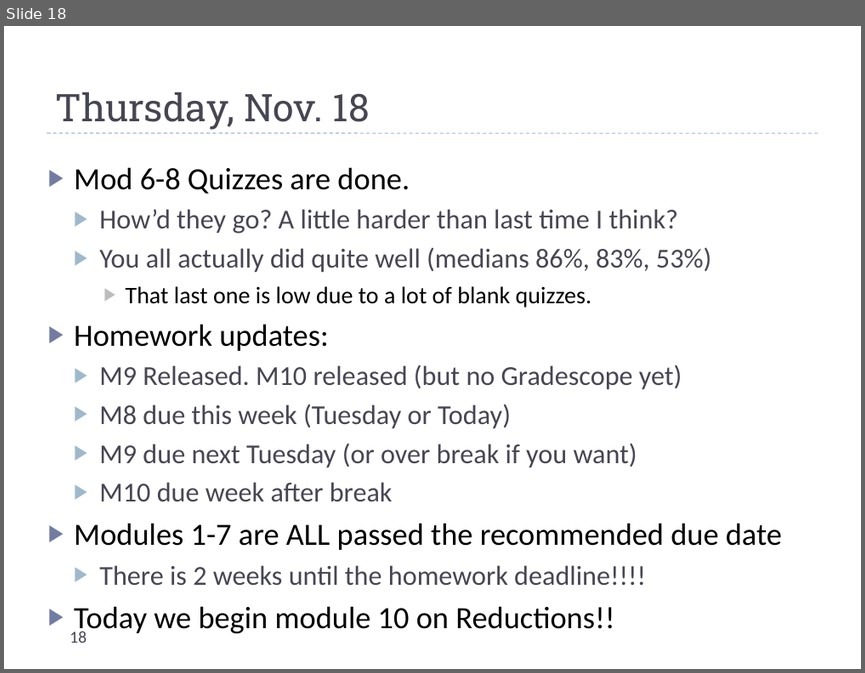
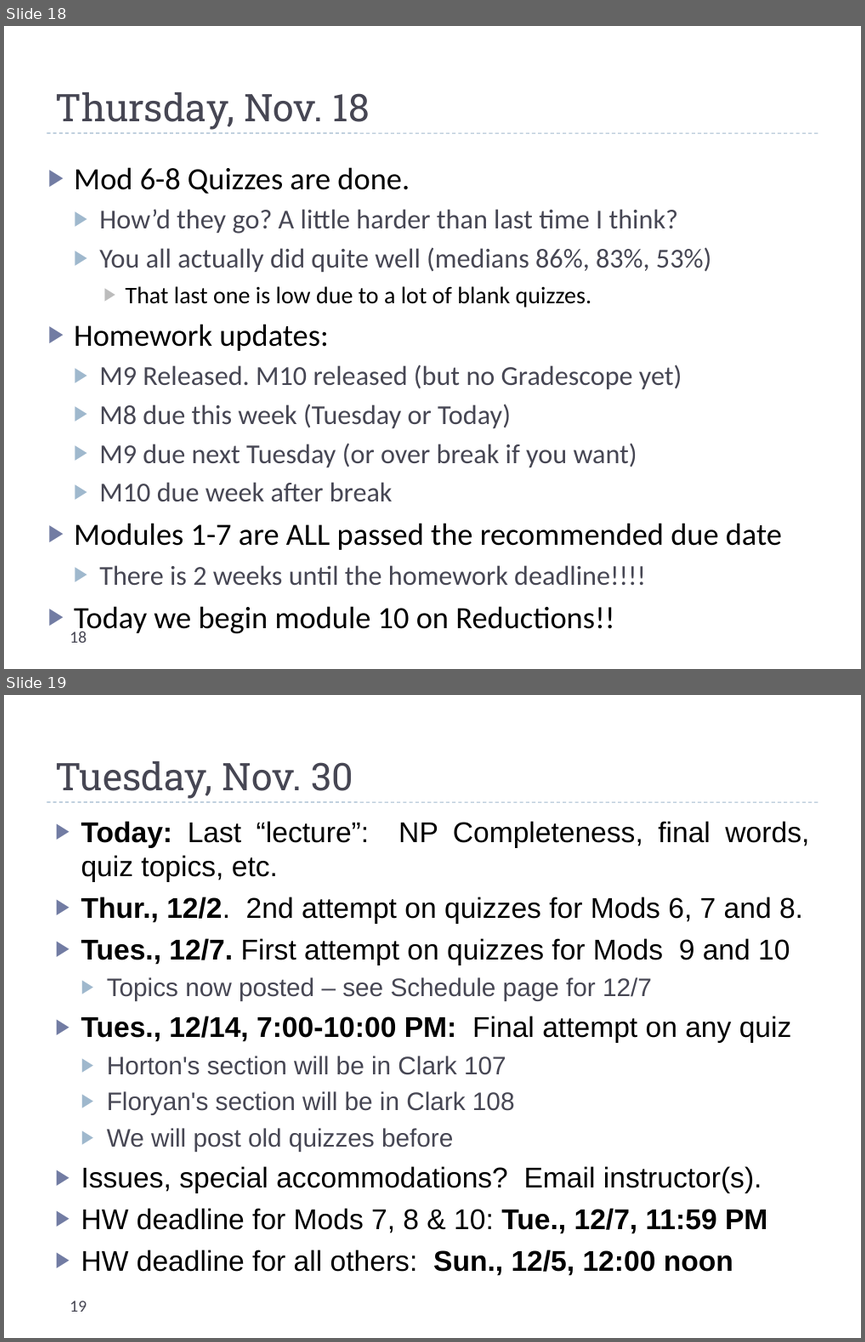
Before and after one commit to uva-cs/cs4102-f21, a slide deck: slides/dailyannouncements_mf.pptx. Shown one above the other, each under a label of ours: slide 18 before the commit, slides 18 and 19 after it. The pictures are 865x673 and 865x1342 pixels, drawn with LibreOffice and Linux fonts; fonts in the diff are those of the drawing. Boxes give left, top, right and bottom in pixels: in the first picture for what was removed or moved away, otherwise in the second. Text is boxed around its words. In the diff, an @@ line names an element or a change of style, - is before the commit and + after.

```diff
--- a/slides/dailyannouncements_mf.pptx
+++ b/slides/dailyannouncements_mf.pptx
@@ slide 19 added at bbox=[4, 695, 861, 1338], background #FFFFFF; not listed: 1 template element that a slide beside it also shows @@
@@ title added at bbox=[55, 761, 353, 799], 32 pt, text #464653 @@
+Tuesday, Nov. 30
@@ text added at bbox=[81, 821, 809, 1276], 24.1 pt, text #000000 @@
+▶ Today: Last “lecture”: NP Completeness, final words, quiz topics, etc.
+▶ Thur., 12/2. 2nd attempt on quizzes for Mods 6, 7 and 8.
+▶ Tues., 12/7. First attempt on quizzes for Mods 9 and 10
+  ▶ Topics now posted – see Schedule page for 12/7
+▶ Tues., 12/14, 7:00-10:00 PM: Final attempt on any quiz
+  ▶ Horton's section will be in Clark 107
+  ▶ Floryan's section will be in Clark 108
+  ▶ We will post old quizzes before
+▶ Issues, special accommodations? Email instructor(s).
+▶ HW deadline for Mods 7, 8 & 10: Tue., 12/7, 11:59 PM
+▶ HW deadline for all others: Sun., 12/5, 12:00 noon
@@ page number added at bbox=[69, 1300, 86, 1311], 14 pt, text #464653 @@
+19
```
Also in this commit, not shown: 4 other files.
